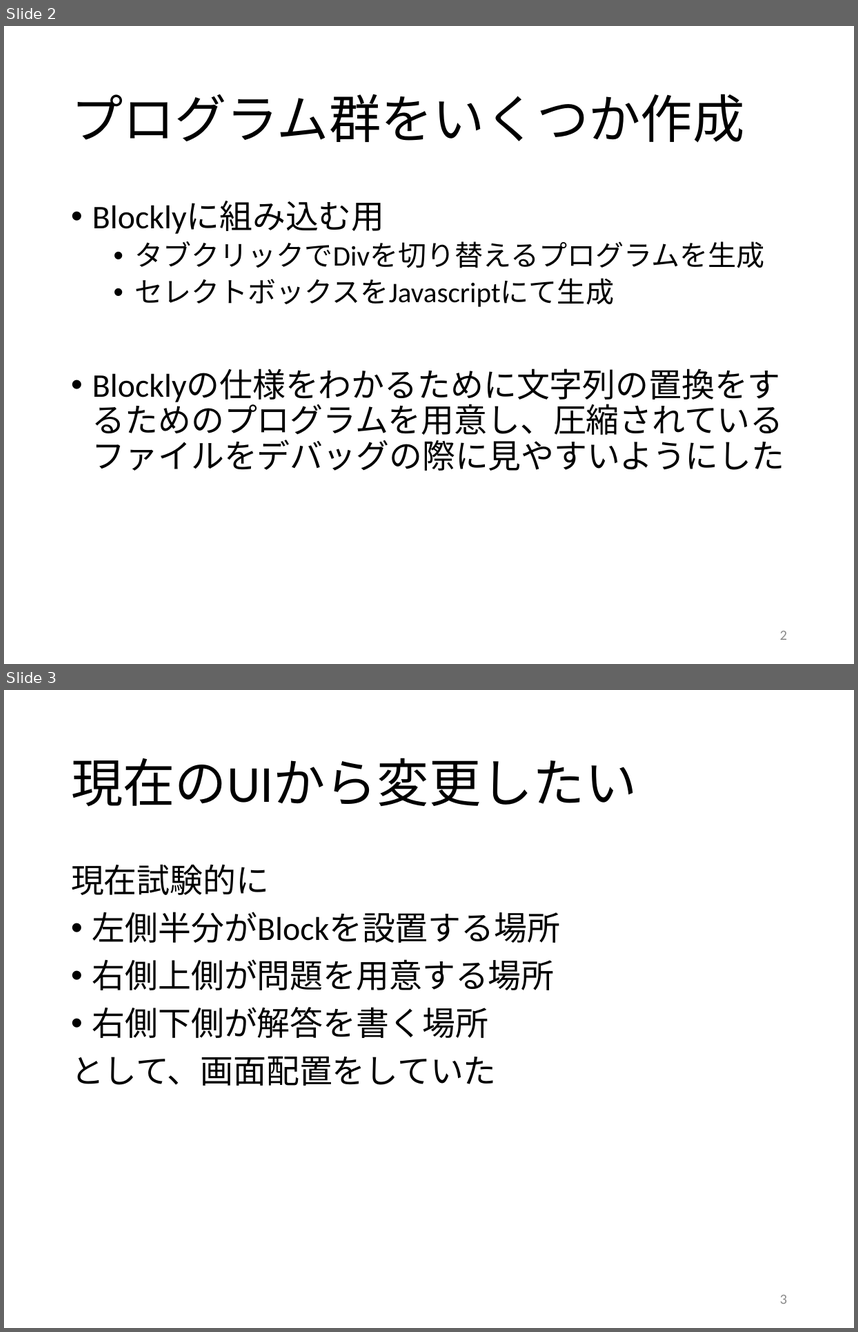
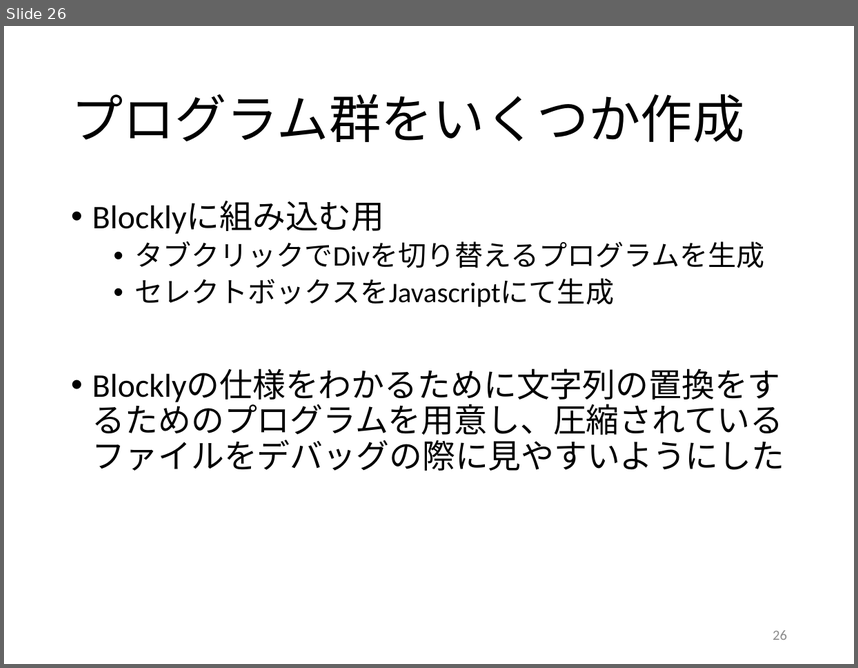
Before and after one commit to kait-takanolab/1821121-shimaoka-thesis, a slide deck: 1821121_shimaoka_sotsuken.pptx. Shown one above the other, each under a label of ours: slides 2 and 3 before the commit, slide 26 after it. The pictures are 858x1332 and 858x668 pixels, drawn with LibreOffice and Linux fonts; fonts in the diff are those of the drawing. Boxes give left, top, right and bottom in pixels: in the first picture for what was removed or moved away, otherwise in the second. Text is boxed around its words. In the diff, an @@ line names an element or a change of style, - is before the commit and + after.

```diff
--- a/1821121_shimaoka_sotsuken.pptx
+++ b/1821121_shimaoka_sotsuken.pptx
@@ slide 3 removed at [4,690,854,1328], background #FFFFFF @@
@@ title removed at [71,758,637,807] @@
-現在のUIから変更したい
@@ text removed at [71,864,560,1085] @@
-現在試験的に
-• 左側半分がBlockを設置する場所
-• 右側上側が問題を用意する場所
-• 右側下側が解答を書く場所
-として、画面配置をしていた
@@ page number removed at [780,1294,787,1303] @@
-3
@@ what was slide 2 is now slide 26 @@
@@ page number at [773,630,787,639]: text changed @@
-2
+26
```
Also in this commit, not shown: 5 slides changed, 2 slides added, 4 other slides removed.
